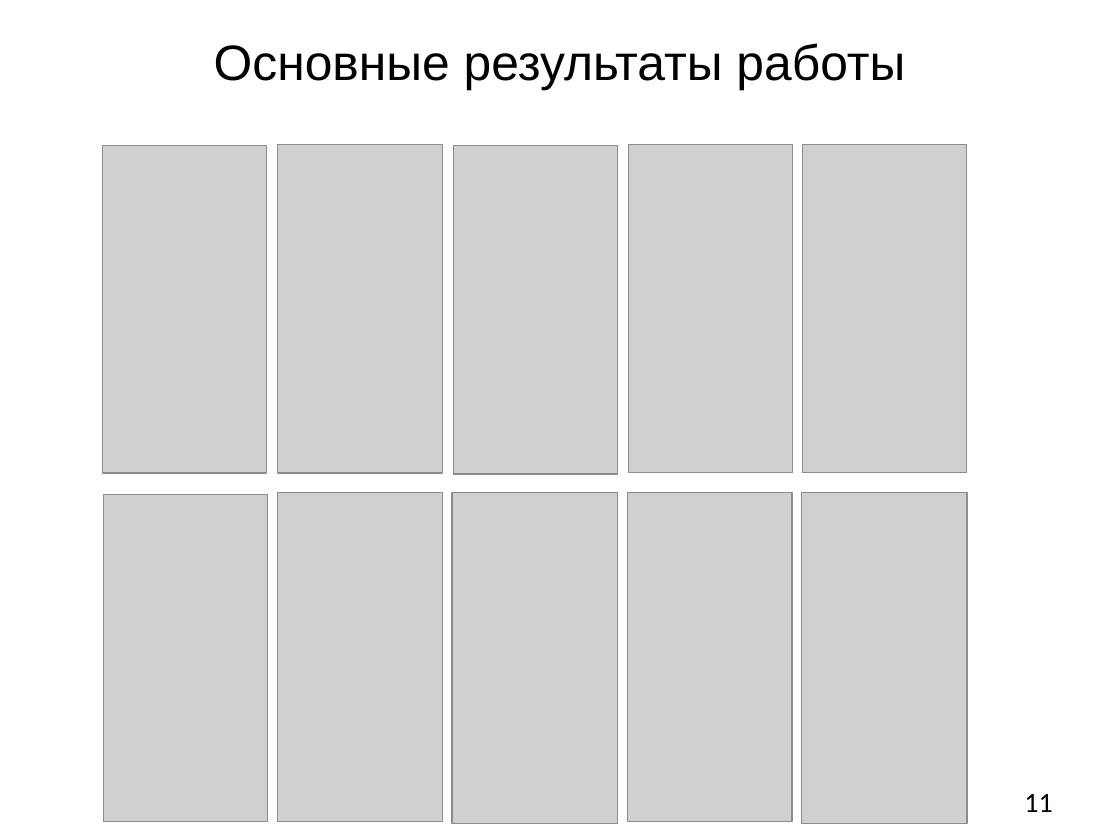
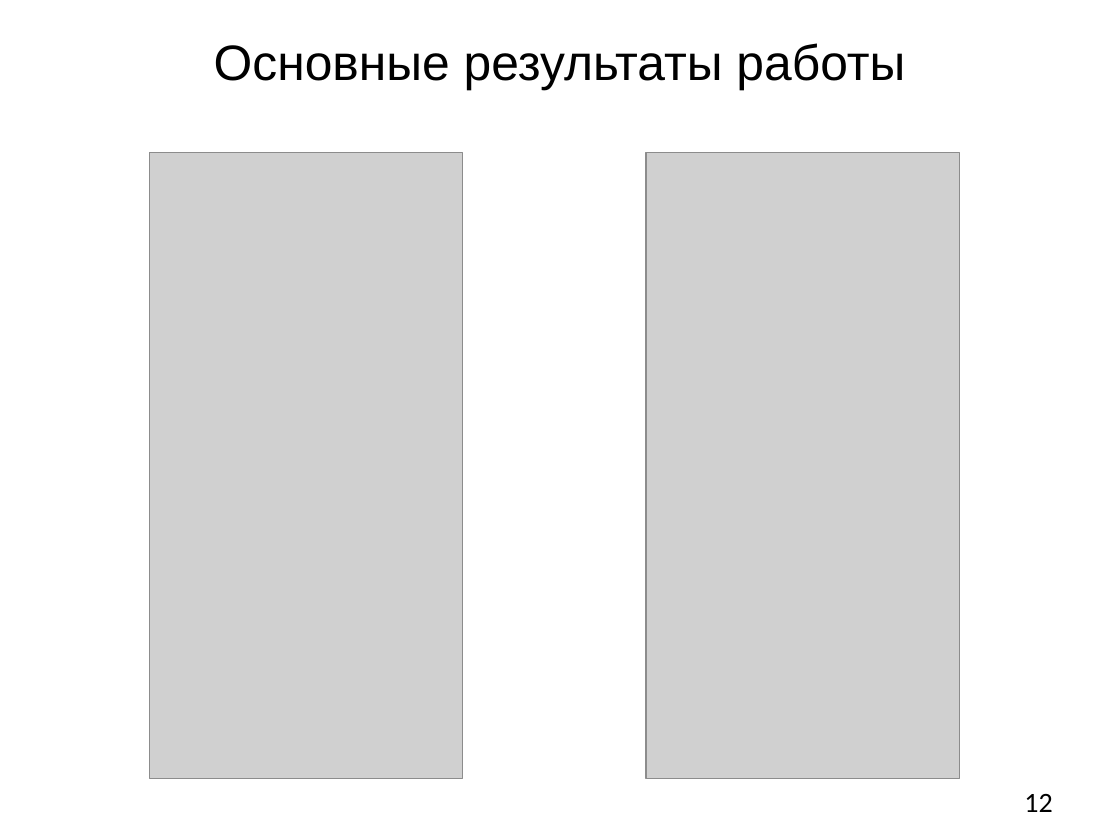
Before and after one commit to M2000h/HSE-APP, a slide deck: slide 12 of Презентация.pptx (slide 11 before the commit). Drawn at 1120x840 pixels with LibreOffice and Linux fonts; fonts in the diff are those of the drawing; grey boxes stand for pictures; background and template pictures are left out. Boxes give left, top, right and bottom in pixels: in the first picture for what was removed or moved away, otherwise in the second. Text is boxed around its words. In the diff, an @@ line names an element or a change of style, - is before the commit and + after.

```diff
--- a/Презентация.pptx
+++ b/Презентация.pptx
@@ picture removed at bbox=[278, 144, 442, 474] @@
@@ picture removed at bbox=[454, 146, 618, 474] @@
@@ picture removed at bbox=[628, 144, 792, 473] @@
@@ picture removed at bbox=[803, 144, 967, 473] @@
@@ picture: place and size @@
-picture at bbox=[103, 146, 267, 474]
+picture at bbox=[149, 152, 463, 778]
@@ picture: place and size @@
-picture at bbox=[104, 494, 268, 821]
+picture at bbox=[646, 152, 960, 778]
@@ picture removed at bbox=[278, 493, 442, 822] @@
@@ picture removed at bbox=[452, 493, 618, 823] @@
@@ picture removed at bbox=[627, 493, 792, 822] @@
@@ picture removed at bbox=[802, 493, 968, 823] @@
@@ page number at bbox=[1024, 794, 1052, 812]: text changed @@
-11
+12
```
Also in this commit, not shown: 2 other slides changed, 5 slides added, 5 other files.
